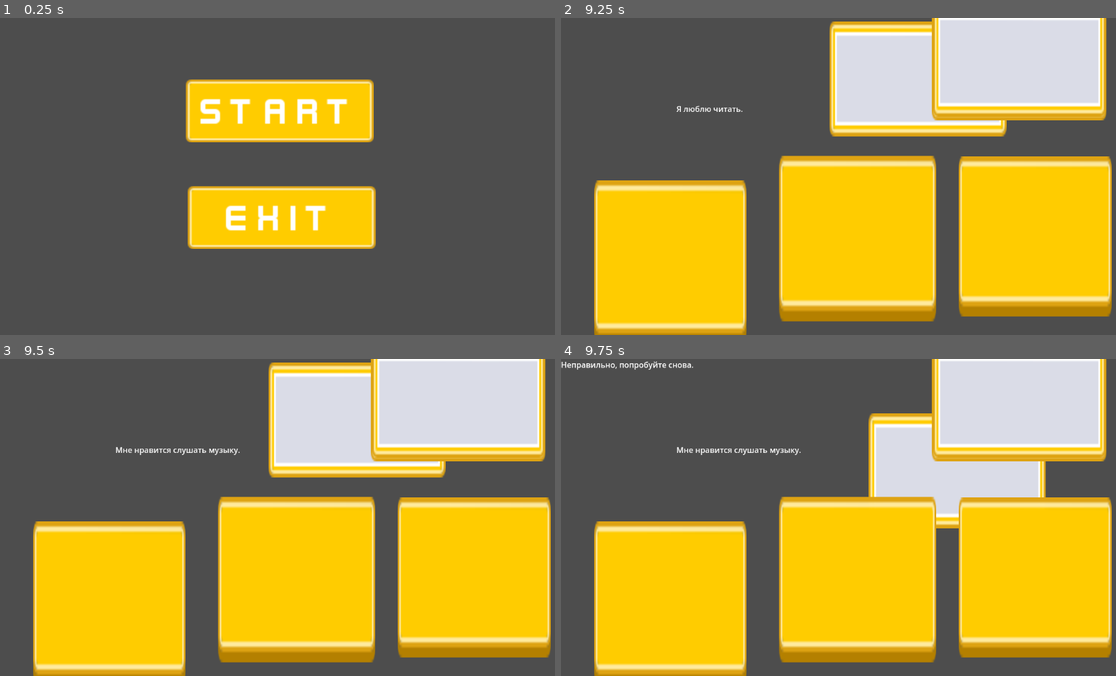
Above: before the commit, frames 1-4 (two rows, left to right).
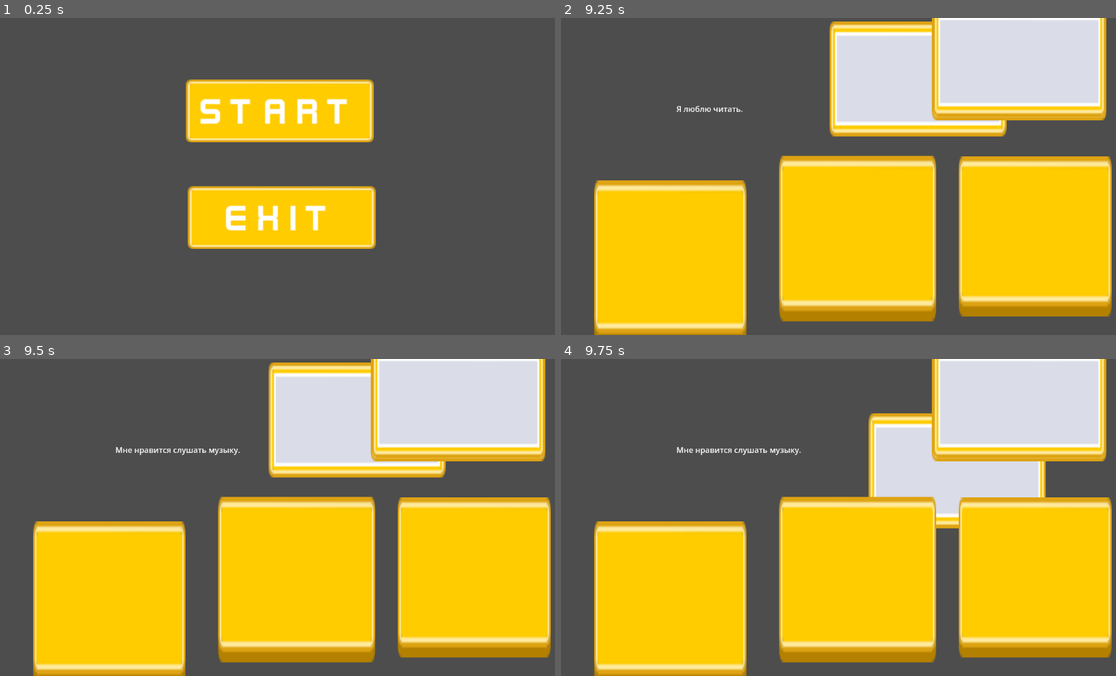
Above: after the commit, the same moments.

Repository: SirKorba/Kenney_Jam_Game
Game: Godot game, scene res://Scenes/MainMenu.tscn
Two runs of this game, one before a commit and one after it. Both use one fixed random seed, a clock stepped at 60 frames per second and the inputs below.
Inputs (mouse positions are in pixels of both pictures, inside the frame that each line leads up to):
- Up to frame 1 (0.25 s): no input
- Up to frame 2 (9.25 s): click "Start" at 0.5 s; click "T" at 1.25 s; tap Enter at 2, 3.5, 5 s; drag from (649, 75) to (860, 56) at 2.02 s; tap Space at 2.75, 4.25, 5.75 s; drag from (860, 56) to (1016, 62) at 2.77 s; click (1016, 62) at 3.67 s; drag from (672, 258) to (1016, 62) at 4.27 s; drag from (855, 236) to (1016, 62) at 5.02 s; drag from (1038, 239) to (1016, 62) at 5.77 s; move the mouse to (871, 176) at 6.52 s; click (871, 176) at 6.67 s; drag from (760, 97) to (672, 258) at 7.27 s; move the mouse to (966, 160) at 8.02 s; click (966, 160) at 8.17 s; drag from (727, 192) to (855, 236) at 8.77 s
- Up to frame 3 (9.5 s): no input
- Up to frame 4 (9.75 s): move the mouse to (899, 447) at 9.52 s; click (899, 447) at 9.67 s

Frames 1-3 are identical in both runs. In frame 4, 0.3% of the frame differs, in the area x 0-24%, y 0-4%.

Commit message:
Fix yes.

Diff:
--- a/Scenes/Levels/Test_level.tscn
+++ b/Scenes/Levels/Test_level.tscn
@@ -101,8 +101,11 @@
 [connection signal="input_event" from="Items/Item2" to="." method="_on_Item2_input_event"]
 [connection signal="input_event" from="Items/Item3" to="." method="_on_Item3_input_event"]
 [connection signal="area_entered" from="Persons/Person1" to="." method="_on_person_1_area_entered"]
+[connection signal="area_exited" from="Persons/Person1" to="." method="_on_person_1_area_exited"]
 [connection signal="input_event" from="Persons/Person1" to="." method="_on_person_1_input_event"]
 [connection signal="area_entered" from="Persons/Person2" to="." method="_on_person_2_area_entered"]
+[connection signal="area_exited" from="Persons/Person2" to="." method="_on_person_2_area_exited"]
 [connection signal="input_event" from="Persons/Person2" to="." method="_on_person_2_input_event"]
 [connection signal="area_entered" from="Persons/Person3" to="." method="_on_person_3_area_entered"]
+[connection signal="area_exited" from="Persons/Person3" to="." method="_on_person_3_area_exited"]
 [connection signal="input_event" from="Persons/Person3" to="." method="_on_person_3_input_event"]
--- a/Scripts/Test_level.gd
+++ b/Scripts/Test_level.gd
@@ -10,6 +10,12 @@
 	"Person1": "Item1",
 	"Person2": "Item2",
 	"Person3": "Item3"
+}
+
+var is_entered = {
+	"Person1": false,
+	"Person2": false,
+	"Person3": false
 }
 
 # Подсказки для персонажей
@@ -48,30 +54,6 @@
 		else:
 			dragging = false
 
-# Обработчики для каждого персонажа
-#func _on_Person1_Area_mouse_entered():
-	#show_hint("Person1_Area")
-	#current_person = $Persons/Person1
-#
-#func _on_Person1_Area_mouse_exited():
-	#current_person = null
-#
-#func _on_Person2_Area_mouse_entered():
-	#show_hint("Person2_Area")
-	#current_person = $Persons/Person2
-#
-#func _on_Person2_Area_mouse_exited():
-	#current_person = null
-#
-#func _on_Person3_Area_mouse_exited():
-	#current_person = null
-#
-#func _on_person_3_area_mouse_shape_entered(shape_idx):
-	#show_hint("Person3_Area")
-	#current_person = $Persons/Person3
-
-
-
 func _process(_delta):
 	if dragging and selected_item:
 		var mousepos = get_viewport().get_mouse_position()
@@ -86,25 +68,57 @@
 
 
 func _on_person_1_area_entered(area):
-	check_match("Person1", area.name)
+	if area.name == "Item1":
+		is_entered["Person1"] = true
+	else:
+		is_entered["Person1"] = null
 
 func _on_person_2_area_entered(area):
-	check_match("Person2", area.name)
+	if area.name == "Item2":
+		is_entered["Person2"] = true
+	else:
+		is_entered["Person2"] = null
 
 func _on_person_3_area_entered(area):
-	check_match("Person3", area.name)
+	if area.name == "Item3":
+		is_entered["Person3"] = true
+	else:
+		is_entered["Person3"] = null
 
+func _on_person_1_area_exited(area):
+	if area.name == "Item1":
+		is_entered["Person1"] = false
+
+
+func _on_person_2_area_exited(area):
+	if area.name == "Item2":
+		is_entered["Person2"] = false
+
+
+func _on_person_3_area_exited(area):
+	if area.name == "Item3":
+		is_entered["Person3"] = false
 
 func _on_person_1_input_event(_viewport, event, _shape_idx):
 	if event is InputEventMouseButton and event.button_index == MOUSE_BUTTON_LEFT:
 		show_hint("Person1")
-
+		if is_entered["Person1"]:
+			check_match("Person1", "Item1")
+		elif is_entered["Person1"] == null:
+			check_match("Person1", " ")
 
 func _on_person_2_input_event(_viewport, event, _shape_idx):
 	if event is InputEventMouseButton and event.button_index == MOUSE_BUTTON_LEFT:
 		show_hint("Person2")
-
+		if is_entered["Person2"]:
+			check_match("Person2", "Item2")
+		elif is_entered["Person2"] == null:
+			check_match("Person1", " ")
 
 func _on_person_3_input_event(_viewport, event, _shape_idx):
 	if event is InputEventMouseButton and event.button_index == MOUSE_BUTTON_LEFT:
 		show_hint("Person3")
+		if is_entered["Person3"]:
+			check_match("Person3", "Item3")
+		elif is_entered["Person3"] == null:
+			check_match("Person1", " ")
